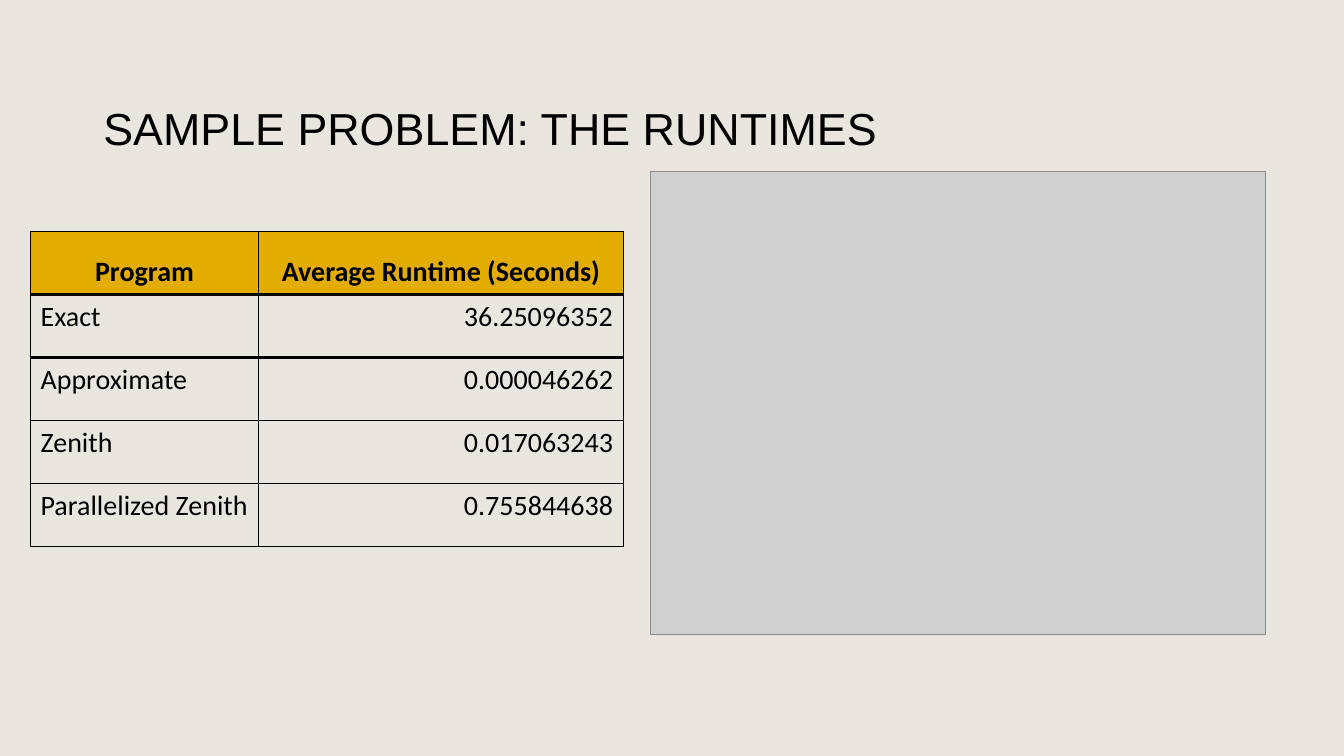
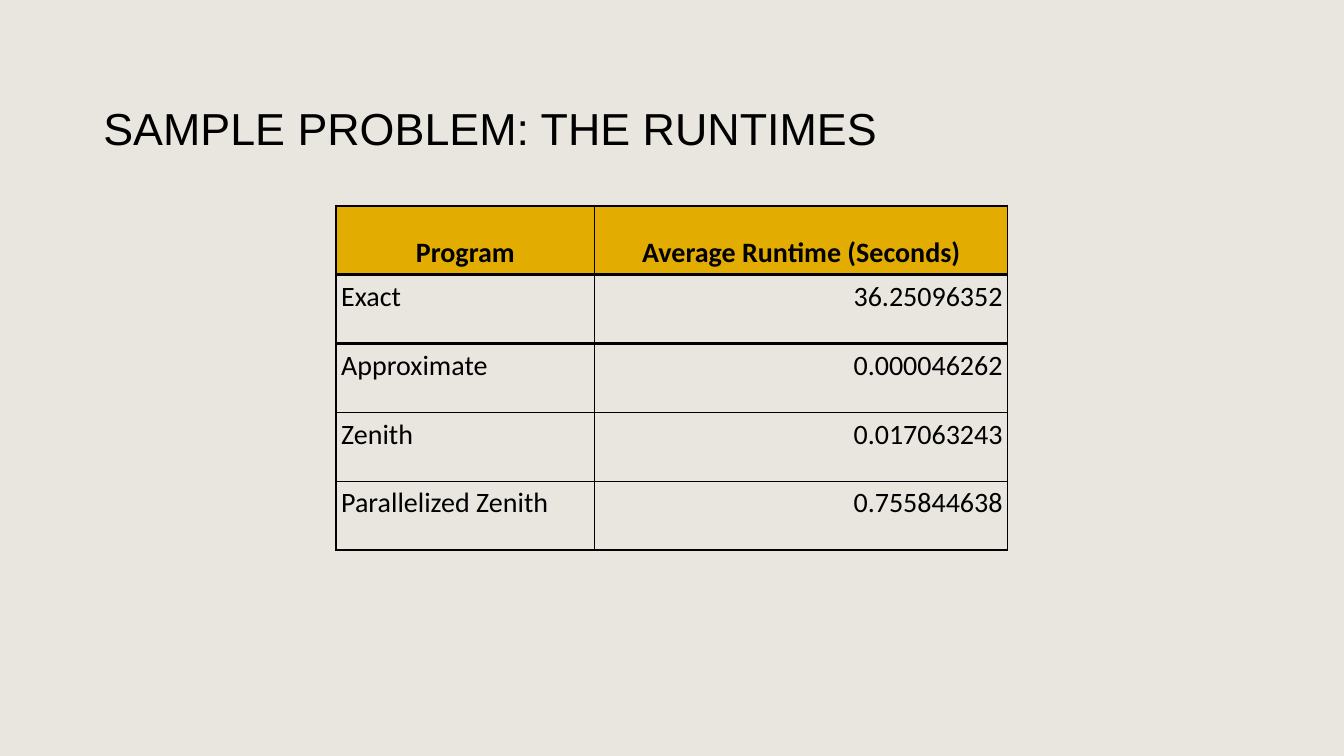
Before and after one commit to PictureOfGray/CS412-Team-NAME, a slide deck: slide 24 of presentations/TeamNAMETSP.pptx (slide 29 before the commit). Drawn at 1344x756 pixels with LibreOffice and Linux fonts; fonts in the diff are those of the drawing; grey boxes stand for pictures; background and template pictures are left out. Boxes give left, top, right and bottom in pixels: in the first picture for what was removed or moved away, otherwise in the second. Text is boxed around its words. In the diff, an @@ line names an element or a change of style, - is before the commit and + after.

```diff
--- a/presentations/TeamNAMETSP.pptx
+++ b/presentations/TeamNAMETSP.pptx
@@ picture removed at bbox=[650, 172, 1265, 635] @@
@@ table: place and size @@
-table at bbox=[30, 232, 623, 576]
+table at bbox=[336, 206, 1007, 549]
```
Also in this commit, not shown: 16 other slides changed, 5 slides added, 9 slides removed.
